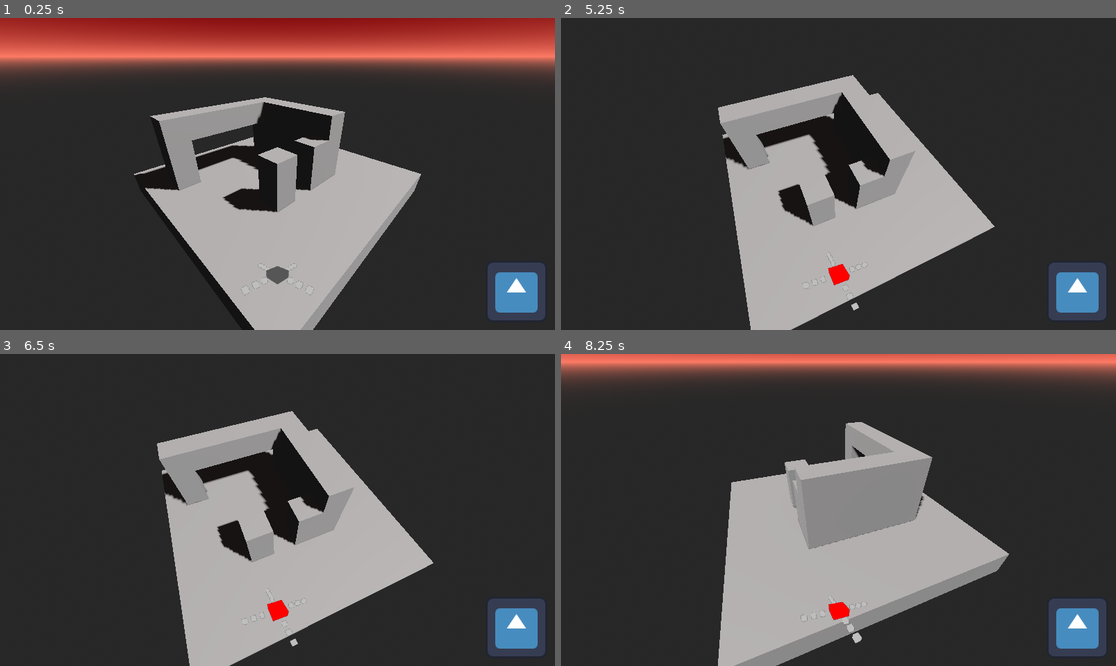
Above: before the commit, frames 1-4 (two rows, left to right).
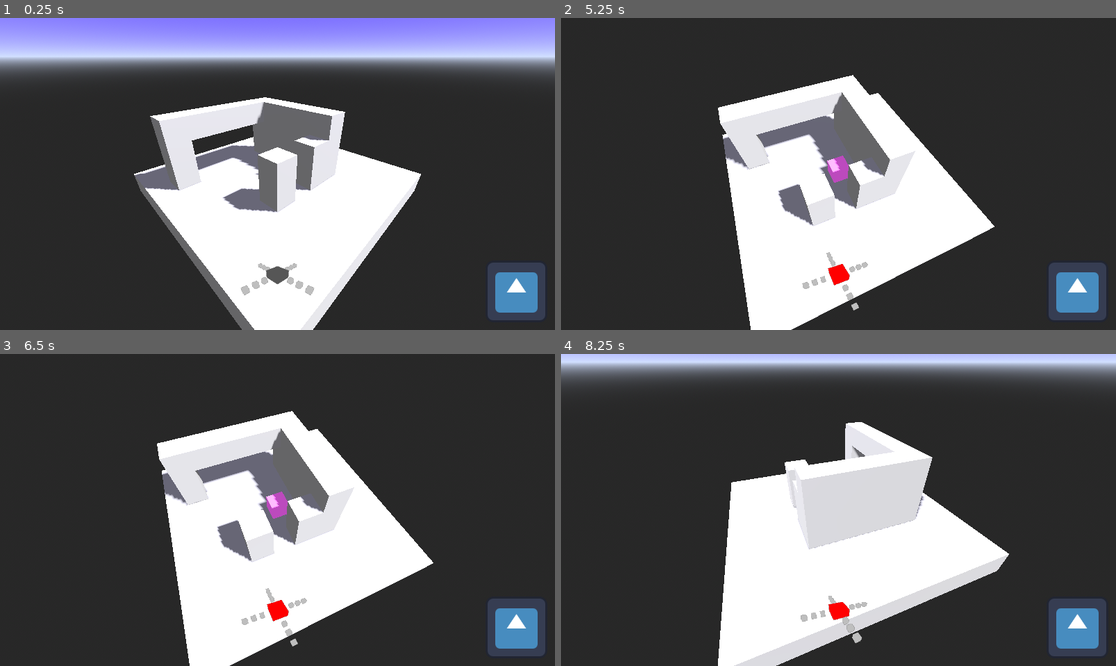
Above: after the commit, the same moments.

Repository: blondeman/desert-adventure-puzzle
Game: Godot game, scene res://scenes/test.tscn
Same seed, same stepped clock (60 frames per second), same inputs: the game is played once before the commit and once after it. The engine's default icon, where the game draws it, is replaced by a stand-in: a white triangle on a blue panel in a dark square.
Inputs (mouse positions are in pixels of both pictures, inside the frame that each line leads up to):
- Up to frame 1 (0.25 s): no input
- Up to frame 2 (5.25 s): click (1077, 292) at 0.5 s; click (1077, 292) at 1.25 s; click (1077, 292) at 2 s; tap Enter at 2.75, 4.25 s; drag from (838, 273) to (894, 105) at 2.77 s; tap Space at 3.5, 5 s; drag from (727, 189) to (810, 236) at 3.52 s; move the mouse to (894, 105) at 4.27 s; hold Right mouse button (camera_drag) 4.28-5.03 s; click (894, 105) at 4.42 s; move the mouse to (832, 180) at 5.02 s; click (832, 180) at 5.1 s
- Up to frame 3 (6.5 s): tap Enter at 5.75 s; move the mouse to (444, 556) at 5.77 s; hold Right mouse button (camera_drag) from 5.78 s (still down); click (444, 556) at 5.92 s
- Up to frame 4 (8.25 s): tap Space at 6.5 s; move the mouse to (794, 506) at 6.52 s; release Right mouse button (camera_drag) at 6.53 s; click (794, 506) at 6.6 s; move the mouse to (866, 510) at 7.27 s; hold Right mouse button (camera_drag) 7.28-8.03 s; click (866, 510) at 7.42 s; move the mouse to (816, 503) at 8.02 s; click (816, 503) at 8.1 s

The runs differ from the first frame. In frame 1, 41% of the frame differs, in the area x 0-100%, y 0-100%; in frame 2, 25%; in frame 3, 25%; in frame 4, 32%.

Commit message:
start of movement

Diff:
--- /dev/null
+++ b/scenes/ObjectManager.gd
@@ -0,0 +1,15 @@
+extends Node3D
+
+var objects: Array[SlidingObject]
+@export var angle_to_direction_multiplier: float = 15
+
+func _ready() -> void:
+	for child in get_children():
+		if child is SlidingObject:
+			objects.append(child)
+
+
+func move(direction: Vector2):
+	var move_direction = direction / angle_to_direction_multiplier
+	for object in objects:
+		object.move(move_direction)
--- /dev/null
+++ b/scenes/SlidingObject.gd
@@ -0,0 +1,46 @@
+class_name SlidingObject
+extends RigidBody3D
+
+const MOVE_SPEED = 5.0
+const STOP_THRESHOLD = 0.05
+
+var target_position: Vector3 = Vector3.ZERO
+var is_moving: bool = false
+var move_complete: bool = false
+
+func move(direction: Vector2):
+	var local_dir = Vector3(direction.x, 0, -direction.y)
+	var world_dir = get_parent().get_parent().global_transform.basis * local_dir
+
+	target_position = global_position + world_dir
+	is_moving = true
+	move_complete = false
+
+func _physics_process(delta: float):
+	if not is_moving:
+		return
+
+	var flat_offset = target_position - global_position
+	flat_offset.y = 0
+
+	var distance = flat_offset.length()
+
+	if distance < STOP_THRESHOLD and is_on_floor():
+		global_position = Vector3(target_position.x, global_position.y, target_position.z)
+		linear_velocity = Vector3(0, linear_velocity.y, 0)
+		is_moving = false
+		move_complete = true
+		return
+
+	var move_velocity = flat_offset.normalized() * MOVE_SPEED
+	linear_velocity = Vector3(move_velocity.x, linear_velocity.y, move_velocity.z)
+
+func is_on_floor() -> bool:
+	var space_state = get_world_3d().direct_space_state
+	var query = PhysicsRayQueryParameters3D.create(
+		global_position,
+		global_position + Vector3.DOWN * 0.6  # slightly more than half the object's height
+	)
+	query.exclude = [self]
+	var result = space_state.intersect_ray(query)
+	return result != {}
--- a/scenes/camera.tscn
+++ b/scenes/camera.tscn
@@ -5,11 +5,11 @@
 [sub_resource type="SeparationRayShape3D" id="SeparationRayShape3D_1akh0"]
 
 [sub_resource type="ProceduralSkyMaterial" id="ProceduralSkyMaterial_u5kg4"]
-sky_top_color = Color(0.44827336, 0, 0.020479394, 1)
-sky_horizon_color = Color(0.9918913, 0.4787029, 0.39408922, 1)
+sky_top_color = Color(0.43798003, 0.37136883, 1, 1)
+sky_horizon_color = Color(0.8187515, 0.87515664, 1, 1)
 sky_curve = 0.04459553
 ground_bottom_color = Color(0.16062862, 0.16062862, 0.16062862, 1)
-ground_horizon_color = Color(0.99215686, 0.47843137, 0.39215687, 1)
+ground_horizon_color = Color(0.81960785, 0.8745098, 1, 1)
 ground_curve = 0.014640831
 
 [sub_resource type="Sky" id="Sky_diie0"]
@@ -19,8 +19,9 @@
 background_mode = 2
 sky = SubResource("Sky_diie0")
 ambient_light_source = 3
-ambient_light_color = Color(0.1749846, 0.17498463, 0.1749846, 1)
+ambient_light_color = Color(1, 1, 1, 1)
 ambient_light_sky_contribution = 0.0
+ambient_light_energy = 0.5
 reflected_light_source = 2
 
 [node name="camera_controller" type="SpringArm3D" unique_id=1550201481 groups=["camera_controller"]]
--- /dev/null
+++ b/scenes/object.tscn
@@ -0,0 +1,22 @@
+[gd_scene format=3 uid="uid://c4defcex3jpy"]
+
+[ext_resource type="Script" uid="uid://p8j702cadyxp" path="res://scenes/SlidingObject.gd" id="1_pkda2"]
+
+[sub_resource type="BoxShape3D" id="BoxShape3D_pkda2"]
+size = Vector3(0.8, 0.8, 0.8)
+
+[sub_resource type="BoxMesh" id="BoxMesh_egkf8"]
+size = Vector3(0.8, 0.8, 0.8)
+
+[sub_resource type="StandardMaterial3D" id="StandardMaterial3D_egkf8"]
+albedo_color = Color(1, 0.4, 1, 1)
+
+[node name="object" type="RigidBody3D" unique_id=1619628622]
+script = ExtResource("1_pkda2")
+
+[node name="CollisionShape3D" type="CollisionShape3D" parent="." unique_id=582251586]
+shape = SubResource("BoxShape3D_pkda2")
+
+[node name="MeshInstance3D" type="MeshInstance3D" parent="." unique_id=1738237201]
+mesh = SubResource("BoxMesh_egkf8")
+surface_material_override/0 = SubResource("StandardMaterial3D_egkf8")
--- a/scenes/test.tscn
+++ b/scenes/test.tscn
@@ -3,6 +3,8 @@
 [ext_resource type="PackedScene" uid="uid://iavsdrab136b" path="res://scenes/camera.tscn" id="1_37kl0"]
 [ext_resource type="PackedScene" uid="uid://dmwmxpi0evrsr" path="res://scenes/turn_manager.tscn" id="2_8uh7m"]
 [ext_resource type="Script" uid="uid://w8mqgn1bneus" path="res://scripts/MapRotator.gd" id="3_6uqi0"]
+[ext_resource type="PackedScene" uid="uid://c4defcex3jpy" path="res://scenes/object.tscn" id="4_74lek"]
+[ext_resource type="Script" uid="uid://bbwadq1ydmud3" path="res://scenes/ObjectManager.gd" id="4_j5jx5"]
 
 [sub_resource type="BoxShape3D" id="BoxShape3D_mf4mk"]
 size = Vector3(10, 1, 10)
@@ -30,62 +32,6 @@
 
 [node name="test" type="Node3D" unique_id=2068257937]
 
-[node name="map" type="Node3D" parent="." unique_id=285492333]
-
-[node name="floor" type="StaticBody3D" parent="map" unique_id=521970521]
-transform = Transform3D(1, 0, 0, 0, 1, 0, 0, 0, 1, 0, -0.5, 0)
-
-[node name="CollisionShape3D" type="CollisionShape3D" parent="map/floor" unique_id=748874263]
-shape = SubResource("BoxShape3D_mf4mk")
-
-[node name="MeshInstance3D" type="MeshInstance3D" parent="map/floor" unique_id=57836886]
-mesh = SubResource("BoxMesh_37kl0")
-
-[node name="block1" type="StaticBody3D" parent="map" unique_id=347741349]
-transform = Transform3D(1, 0, 0, 0, 1, 0, 0, 0, 1, -1.5, 1, 0.5)
-
-[node name="CollisionShape3D" type="CollisionShape3D" parent="map/block1" unique_id=1563427741]
-shape = SubResource("BoxShape3D_8uh7m")
-
-[node name="MeshInstance3D" type="MeshInstance3D" parent="map/block1" unique_id=551768381]
-mesh = SubResource("BoxMesh_6uqi0")
-
-[node name="block2" type="StaticBody3D" parent="map" unique_id=1445280727]
-transform = Transform3D(1, 0, 0, 0, 1, 0, 0, 0, 1, -1.5, 1, -1.5)
-
-[node name="CollisionShape3D" type="CollisionShape3D" parent="map/block2" unique_id=787057914]
-shape = SubResource("BoxShape3D_8uh7m")
-
-[node name="MeshInstance3D" type="MeshInstance3D" parent="map/block2" unique_id=114584202]
-mesh = SubResource("BoxMesh_6uqi0")
-
-[node name="block3" type="StaticBody3D" parent="map" unique_id=1992770510]
-transform = Transform3D(1, 0, 0, 0, 1, 0, 0, 0, 1, 2.5, 1, -3.5)
-
-[node name="CollisionShape3D" type="CollisionShape3D" parent="map/block3" unique_id=1854018857]
-shape = SubResource("BoxShape3D_8uh7m")
-
-[node name="MeshInstance3D" type="MeshInstance3D" parent="map/block3" unique_id=708637082]
-mesh = SubResource("BoxMesh_6uqi0")
-
-[node name="block4" type="StaticBody3D" parent="map" unique_id=988394073]
-transform = Transform3D(1, 0, 0, 0, 1, 0, 0, 0, 1, 2.5, 2.5, -1.5)
-
-[node name="CollisionShape3D" type="CollisionShape3D" parent="map/block4" unique_id=1799447000]
-shape = SubResource("BoxShape3D_37kl0")
-
-[node name="MeshInstance3D" type="MeshInstance3D" parent="map/block4" unique_id=1749209284]
-mesh = SubResource("BoxMesh_8uh7m")
-
-[node name="block5" type="StaticBody3D" parent="map" unique_id=2049710564]
-transform = Transform3D(1, 0, 0, 0, 1, 0, 0, 0, 1, 0.5, 1.5, 1.5)
-
-[node name="CollisionShape3D" type="CollisionShape3D" parent="map/block5" unique_id=1214610939]
-shape = SubResource("BoxShape3D_ppyta")
-
-[node name="MeshInstance3D" type="MeshInstance3D" parent="map/block5" unique_id=780879195]
-mesh = SubResource("BoxMesh_ykrsh")
-
 [node name="camera_controller" parent="." unique_id=825059117 instance=ExtResource("1_37kl0")]
 transform = Transform3D(-0.7071067, 0.35355335, -0.6123724, 0, 0.8660253, 0.5, 0.7071067, 0.35355335, -0.6123724, 0, 0, 0)
 
@@ -98,6 +44,71 @@
 
 [node name="map_rotator" type="Node" parent="." unique_id=1848860776 node_paths=PackedStringArray("map")]
 script = ExtResource("3_6uqi0")
-map = NodePath("../map")
+map = NodePath("../rotation_objects")
+
+[node name="rotation_objects" type="Node3D" parent="." unique_id=168656222]
+
+[node name="objects" type="Node3D" parent="rotation_objects" unique_id=1166028391]
+script = ExtResource("4_j5jx5")
+
+[node name="object" parent="rotation_objects/objects" unique_id=1949033308 instance=ExtResource("4_74lek")]
+transform = Transform3D(1, 0, 0, 0, 1, 0, 0, 0, 1, 0, 0.4, 0)
+
+[node name="map" type="Node3D" parent="rotation_objects" unique_id=285492333]
+
+[node name="floor" type="StaticBody3D" parent="rotation_objects/map" unique_id=521970521]
+transform = Transform3D(1, 0, 0, 0, 1, 0, 0, 0, 1, 0, -0.5, 0)
+
+[node name="CollisionShape3D" type="CollisionShape3D" parent="rotation_objects/map/floor" unique_id=748874263]
+shape = SubResource("BoxShape3D_mf4mk")
+
+[node name="MeshInstance3D" type="MeshInstance3D" parent="rotation_objects/map/floor" unique_id=57836886]
+mesh = SubResource("BoxMesh_37kl0")
+
+[node name="block1" type="StaticBody3D" parent="rotation_objects/map" unique_id=347741349]
+transform = Transform3D(1, 0, 0, 0, 1, 0, 0, 0, 1, -1.5, 1, 0.5)
+
+[node name="CollisionShape3D" type="CollisionShape3D" parent="rotation_objects/map/block1" unique_id=1563427741]
+shape = SubResource("BoxShape3D_8uh7m")
+
+[node name="MeshInstance3D" type="MeshInstance3D" parent="rotation_objects/map/block1" unique_id=551768381]
+mesh = SubResource("BoxMesh_6uqi0")
+
+[node name="block2" type="StaticBody3D" parent="rotation_objects/map" unique_id=1445280727]
+transform = Transform3D(1, 0, 0, 0, 1, 0, 0, 0, 1, -1.5, 1, -1.5)
+
+[node name="CollisionShape3D" type="CollisionShape3D" parent="rotation_objects/map/block2" unique_id=787057914]
+shape = SubResource("BoxShape3D_8uh7m")
+
+[node name="MeshInstance3D" type="MeshInstance3D" parent="rotation_objects/map/block2" unique_id=114584202]
+mesh = SubResource("BoxMesh_6uqi0")
+
+[node name="block3" type="StaticBody3D" parent="rotation_objects/map" unique_id=1992770510]
+transform = Transform3D(1, 0, 0, 0, 1, 0, 0, 0, 1, 2.5, 1, -3.5)
+
+[node name="CollisionShape3D" type="CollisionShape3D" parent="rotation_objects/map/block3" unique_id=1854018857]
+shape = SubResource("BoxShape3D_8uh7m")
+
+[node name="MeshInstance3D" type="MeshInstance3D" parent="rotation_objects/map/block3" unique_id=708637082]
+mesh = SubResource("BoxMesh_6uqi0")
+
+[node name="block4" type="StaticBody3D" parent="rotation_objects/map" unique_id=988394073]
+transform = Transform3D(1, 0, 0, 0, 1, 0, 0, 0, 1, 2.5, 2.5, -1.5)
+
+[node name="CollisionShape3D" type="CollisionShape3D" parent="rotation_objects/map/block4" unique_id=1799447000]
+shape = SubResource("BoxShape3D_37kl0")
+
+[node name="MeshInstance3D" type="MeshInstance3D" parent="rotation_objects/map/block4" unique_id=1749209284]
+mesh = SubResource("BoxMesh_8uh7m")
+
+[node name="block5" type="StaticBody3D" parent="rotation_objects/map" unique_id=2049710564]
+transform = Transform3D(1, 0, 0, 0, 1, 0, 0, 0, 1, 0.5, 1.5, 1.5)
+
+[node name="CollisionShape3D" type="CollisionShape3D" parent="rotation_objects/map/block5" unique_id=1214610939]
+shape = SubResource("BoxShape3D_ppyta")
+
+[node name="MeshInstance3D" type="MeshInstance3D" parent="rotation_objects/map/block5" unique_id=780879195]
+mesh = SubResource("BoxMesh_ykrsh")
 
 [connection signal="preview_rotation" from="turn_manager" to="map_rotator" method="_on_turn_manager_preview_rotation"]
+[connection signal="state_changed_character_move" from="turn_manager" to="rotation_objects/objects" method="move"]
--- a/scripts/TurnManager.gd
+++ b/scripts/TurnManager.gd
@@ -59,7 +59,8 @@
 
 
 func _button_end_turn():
-	set_turn_state(TurnState.CHARACTER_MOVE)
+	if turn_state == TurnState.PLAYER_INPUT:
+		set_turn_state(TurnState.CHARACTER_MOVE)
 
 
 func _set_angle(angle: Vector2):
Not shown, added: scenes/ObjectManager.gd.uid
Not shown, added: scenes/SlidingObject.gd.uid
